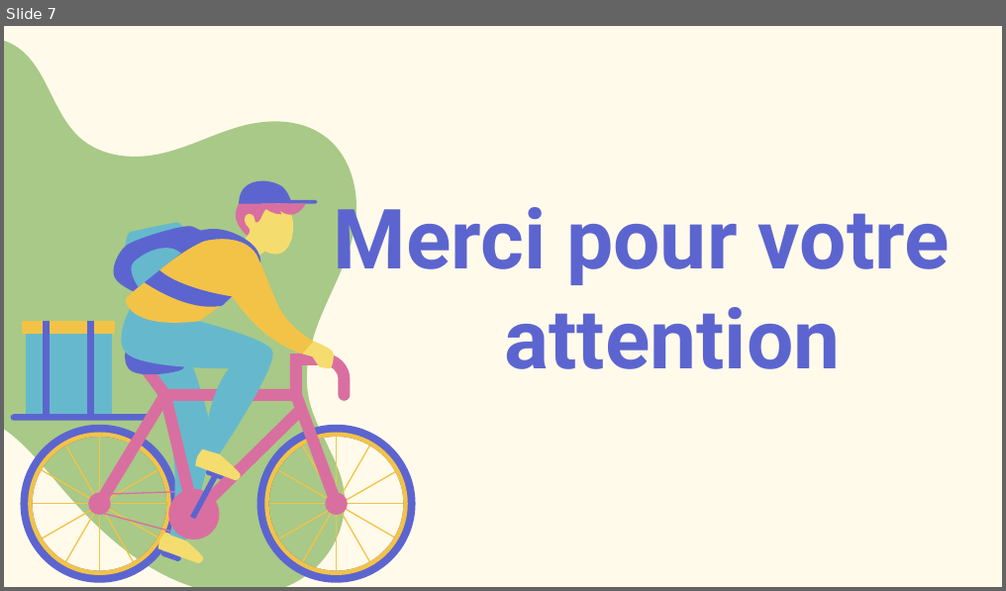
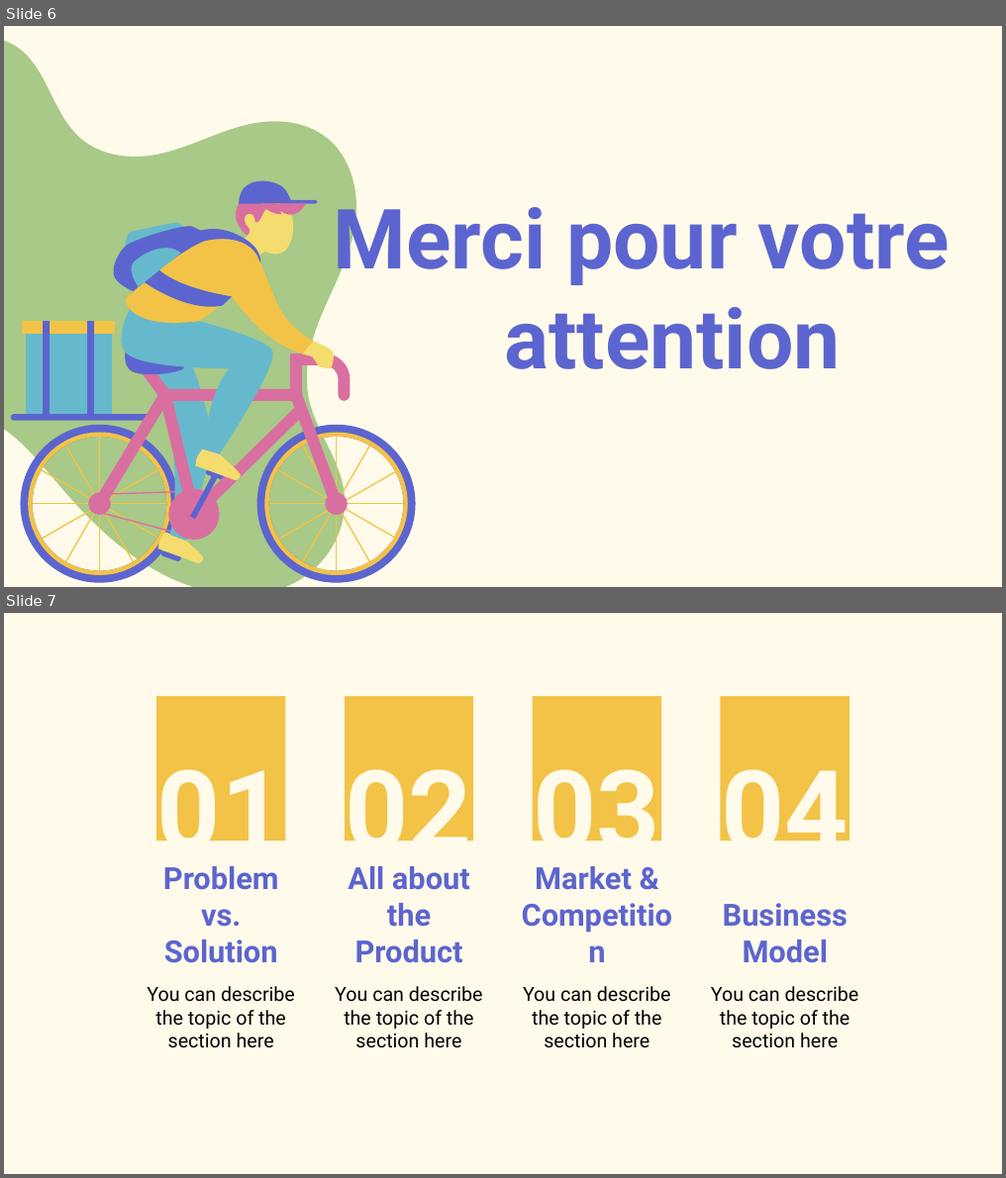
Before and after one commit to kerkazou/gestion_restauration_marhaba, a slide deck: Food Delivery App XL by Slidesgo.pptx. Shown one above the other, each under a label of ours: slide 7 before the commit, slides 6 and 7 after it. The pictures are 1006x591 and 1006x1178 pixels, drawn with LibreOffice and Linux fonts; fonts in the diff are those of the drawing. Boxes give left, top, right and bottom in pixels: in the first picture for what was removed or moved away, otherwise in the second. Text is boxed around its words. In the diff, an @@ line names an element or a change of style, - is before the commit and + after.

```diff
--- a/Food Delivery App XL by Slidesgo.pptx
+++ b/Food Delivery App XL by Slidesgo.pptx
@@ slide 7 added at box(4, 613, 1002, 1174), background #FFFAEA @@
@@ rectangle added at box(156, 697, 285, 842), fill #F3C347 @@
@@ rectangle added at box(345, 697, 473, 842), fill #F3C347 @@
@@ rectangle added at box(532, 697, 660, 842), fill #F3C347 @@
@@ rectangle added at box(721, 697, 849, 842), fill #F3C347 @@
@@ title added at box(346, 748, 472, 875), 80 pt, text #FFFAEA, bold @@
+02
@@ title added at box(534, 748, 660, 875), 80 pt, text #FFFAEA, bold @@
+03
@@ title added at box(721, 748, 847, 841), 80 pt, text #FFFAEA, bold @@
+04
@@ title added at box(157, 769, 284, 875), 80 pt, text #FFFAEA, bold @@
+01
@@ title added at box(163, 866, 279, 963), 22 pt, text #5C65CF, bold @@
+Problem vs. Solution
@@ title added at box(348, 866, 470, 963), 22 pt, text #5C65CF, bold @@
+All about the Product
@@ title added at box(535, 866, 632, 890), 22 pt, text #5C65CF, bold @@
+Market & Competition
@@ title added at box(723, 903, 847, 963), 22 pt, text #5C65CF, bold @@
+Business Model
@@ subtitle added at box(147, 986, 295, 1049), 14 pt, text #000000 @@
+You can describe the topic of the section here
@@ subtitle added at box(335, 986, 483, 1049), 14 pt, text #000000 @@
+You can describe the topic of the section here
@@ subtitle added at box(523, 986, 671, 1049), 14 pt, text #000000 @@
+You can describe the topic of the section here
@@ subtitle added at box(711, 986, 859, 1049), 14 pt, text #000000 @@
+You can describe the topic of the section here
@@ what was slide 7 is now slide 6 @@
```
Also in this commit, not shown: 2 slides changed, 87 other slides added, 2 slides removed, 3 other files.
